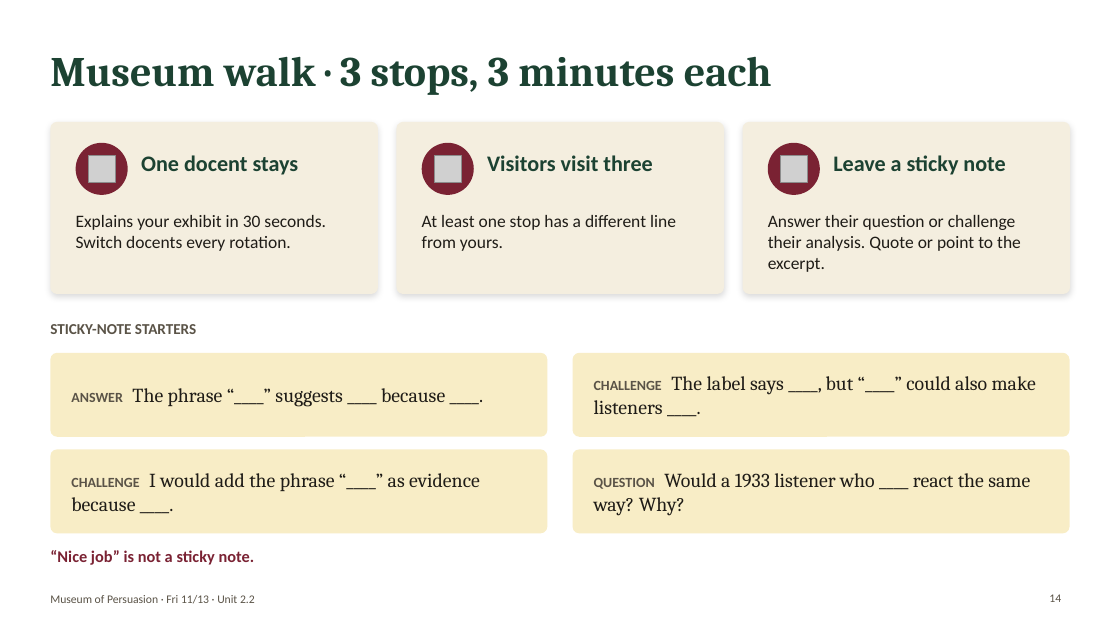
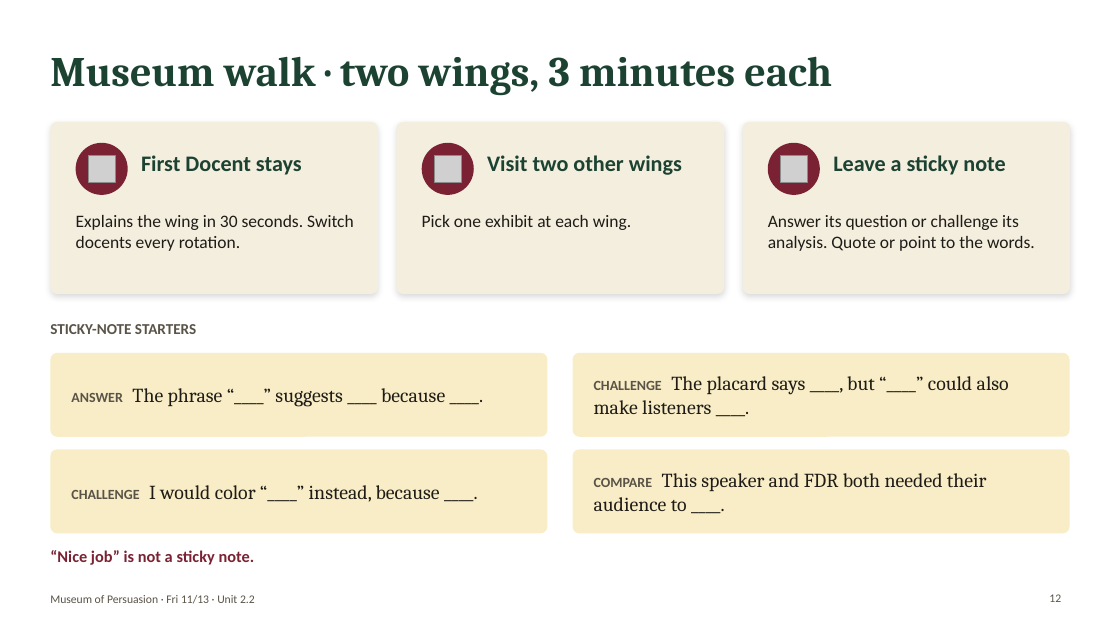
Before and after one commit to bookfairshit/Unit-2.2-Informational-Text, a slide deck: slide 12 of lumio/museum-of-persuasion-nov-13.pptx (slide 14 before the commit). Drawn at 1120x630 pixels with LibreOffice and Linux fonts; fonts in the diff are those of the drawing; grey boxes stand for pictures. Boxes give left, top, right and bottom in pixels: in the first picture for what was removed or moved away, otherwise in the second. Text is boxed around its words. In the diff, an @@ line names an element or a change of style, - is before the commit and + after.

```diff
--- a/lumio/museum-of-persuasion-nov-13.pptx
+++ b/lumio/museum-of-persuasion-nov-13.pptx
@@ title at (50,56,832,96): text changed @@
-Museum walk · 3 stops, 3 minutes each
+Museum walk · two wings, 3 minutes each
@@ text at (141,155,302,175): text changed @@
-One docent stays
+First Docent stays
@@ text at (487,155,682,175): text changed @@
-Visitors visit three
+Visit two other wings
@@ text at (76,215,354,251): text changed @@
-Explains your exhibit in 30 seconds. Switch docents every rotation.
+Explains the wing in 30 seconds. Switch docents every rotation.
@@ text at (422,215,631,230): text changed @@
-At least one stop has a different line from yours.
+Pick one exhibit at each wing.
@@ text at (768,215,1035,251): text changed @@
-Answer their question or challenge their analysis. Quote or point to the excerpt.
+Answer its question or challenge its analysis. Quote or point to the words.
@@ text at (594,376,1009,414): text changed @@
-CHALLENGE The label says ____, but “____” could also make listeners ____.
+CHALLENGE The placard says ____, but “____” could also make listeners ____.
@@ text at (594,473,987,511): text changed @@
-QUESTION Would a 1933 listener who ____ react the same way? Why?
+COMPARE This speaker and FDR both needed their audience to ____.
@@ text at (71,485,440,502): text changed @@
-CHALLENGE I would add the phrase “____” as evidence because ____.
+CHALLENGE I would color “____” instead, because ____.
@@ page number at (1049,594,1061,602): text changed @@
-14
+12
```
Also in this commit, not shown: 5 other slides changed, 8 slides added, 10 slides removed, 2 other files.
